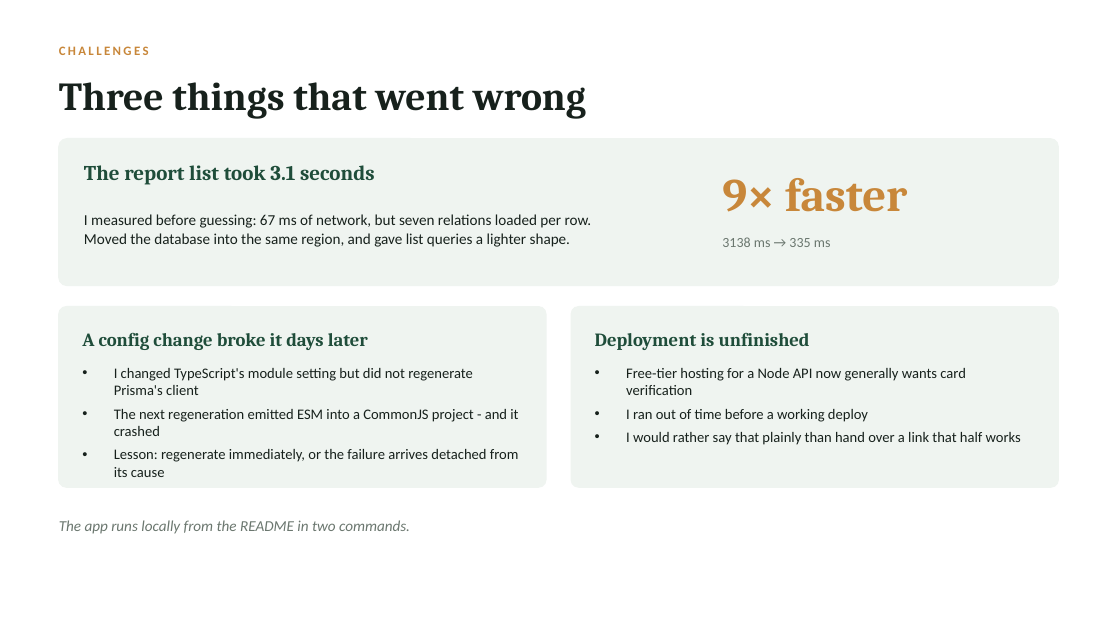
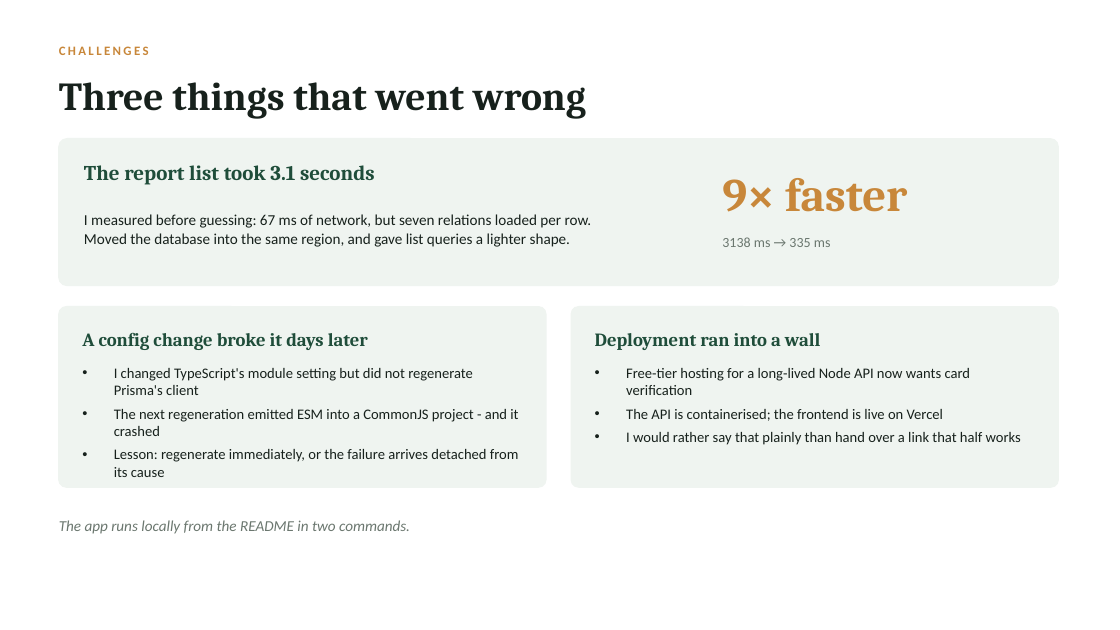
Before and after one commit to RVViduranga/weekly-report-dashboard, a slide deck: slide 16 of docs/presentation.pptx (slide 15 before the commit). Drawn at 1120x630 pixels with LibreOffice and Linux fonts; fonts in the diff are those of the drawing. Boxes give left, top, right and bottom in pixels: in the first picture for what was removed or moved away, otherwise in the second. Text is boxed around its words. In the diff, an @@ line names an element or a change of style, - is before the commit and + after.

```diff
--- a/docs/presentation.pptx
+++ b/docs/presentation.pptx
@@ text at (595, 333, 820, 350): text changed @@
-Deployment is unfinished
+Deployment ran into a wall
@@ text at (626, 368, 971, 421): text changed @@
-• Free-tier hosting for a Node API now generally wants card verification
-• I ran out of time before a working deploy
+• Free-tier hosting for a long-lived Node API now wants card verification
+• The API is containerised; the frontend is live on Vercel
```
Also in this commit, not shown: 4 other slides changed, 1 slide added.
